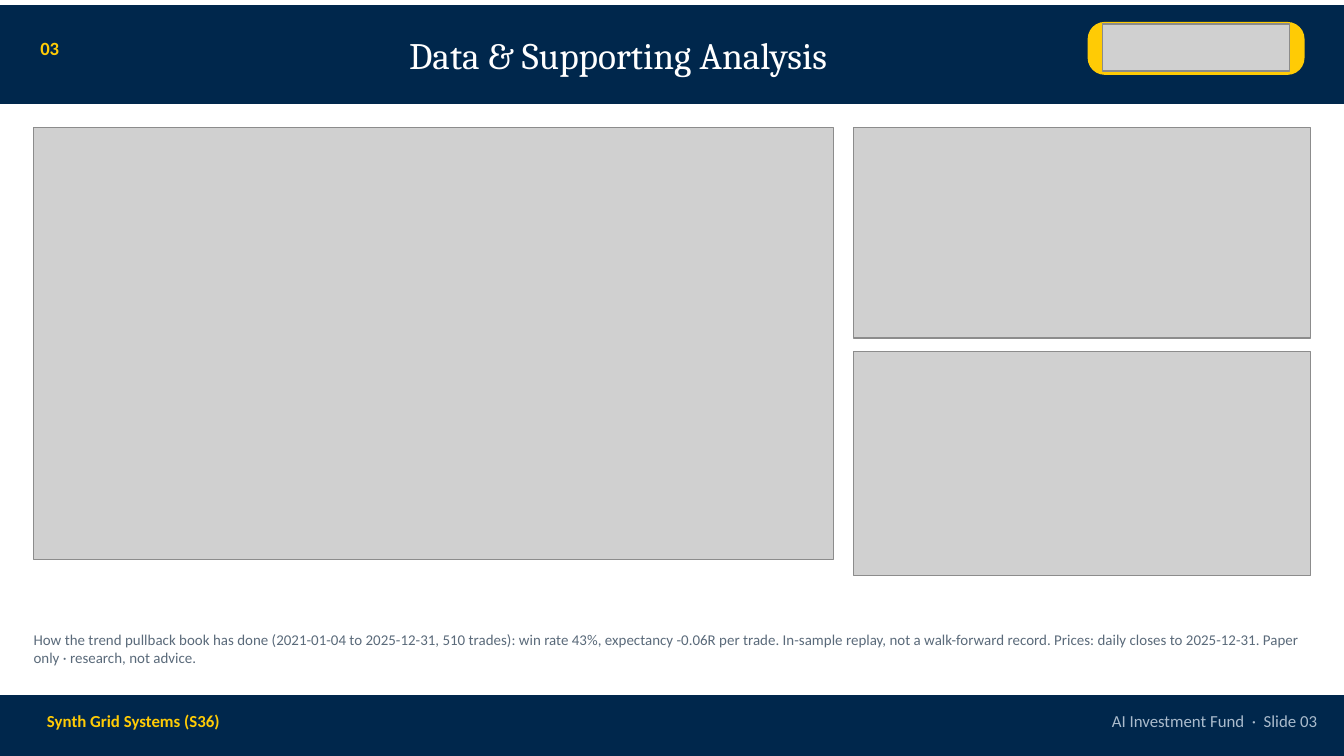
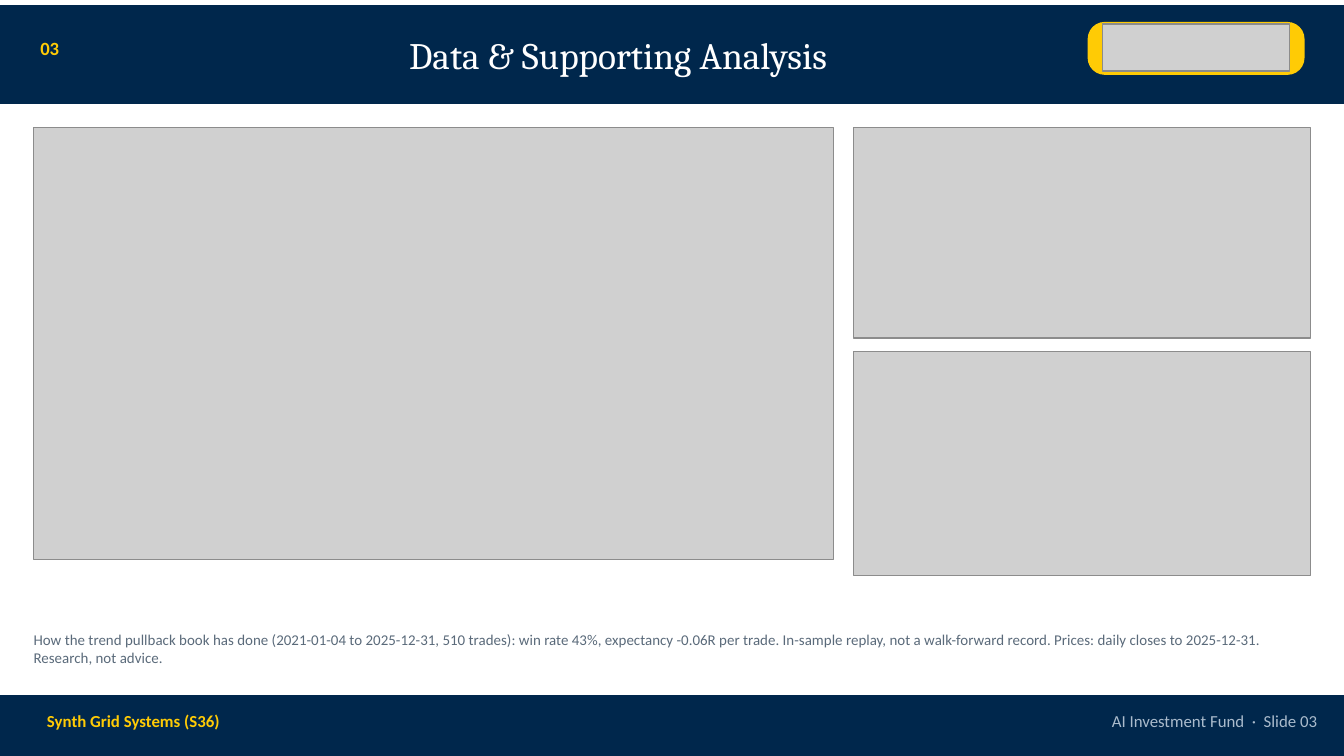
Before and after one commit to tolu-adeb/DAISY, a slide deck: slide 4 of docs/samples/deck_buy_pullback.pptx. Drawn at 1344x756 pixels with LibreOffice and Linux fonts; fonts in the diff are those of the drawing; grey boxes stand for pictures. Boxes give left, top, right and bottom in pixels: in the first picture for what was removed or moved away, otherwise in the second. Text is boxed around its words. In the diff, an @@ line names an element or a change of style, - is before the commit and + after.

```diff
--- a/docs/samples/deck_buy_pullback.pptx
+++ b/docs/samples/deck_buy_pullback.pptx
@@ text at bbox=[34, 634, 1260, 665]: text changed @@
-How the trend pullback book has done (2021-01-04 to 2025-12-31, 510 trades): win rate 43%, expectancy -0.06R per trade. In-sample replay, not a walk-forward record. Prices: daily closes to 2025-12-31. Paper only · research, not advice.
+How the trend pullback book has done (2021-01-04 to 2025-12-31, 510 trades): win rate 43%, expectancy -0.06R per trade. In-sample replay, not a walk-forward record. Prices: daily closes to 2025-12-31. Research, not advice.
```
Also in this commit, not shown: 1 other slide changed, 33 other files.
